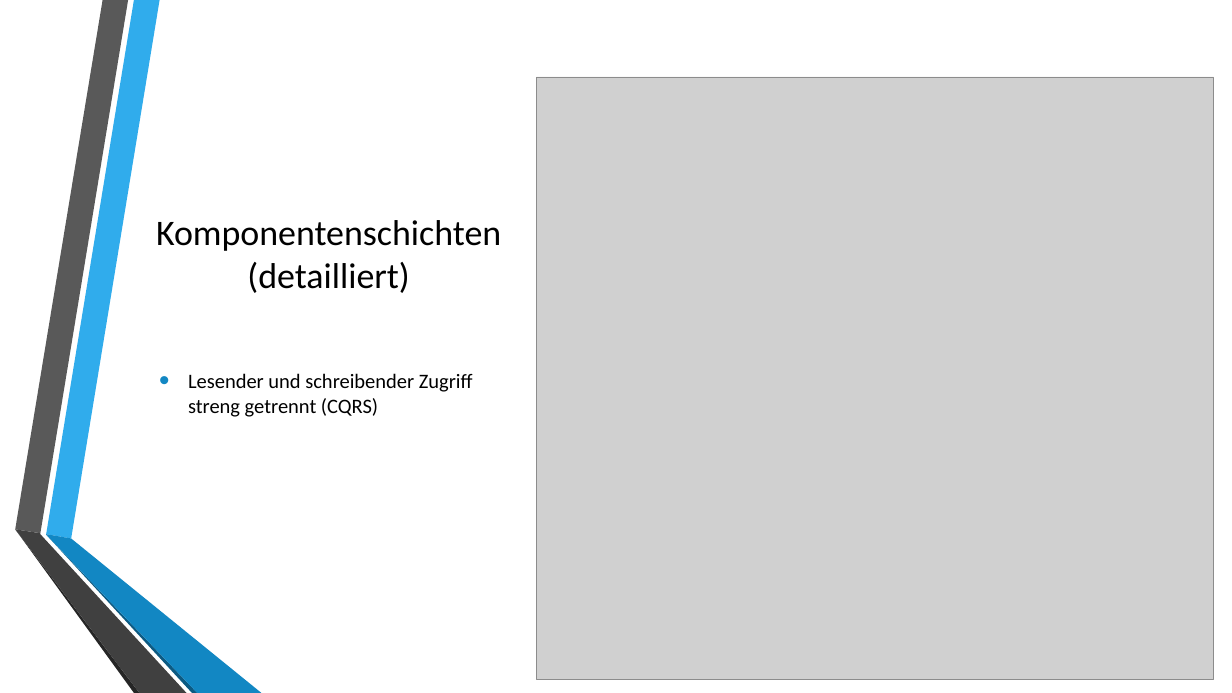
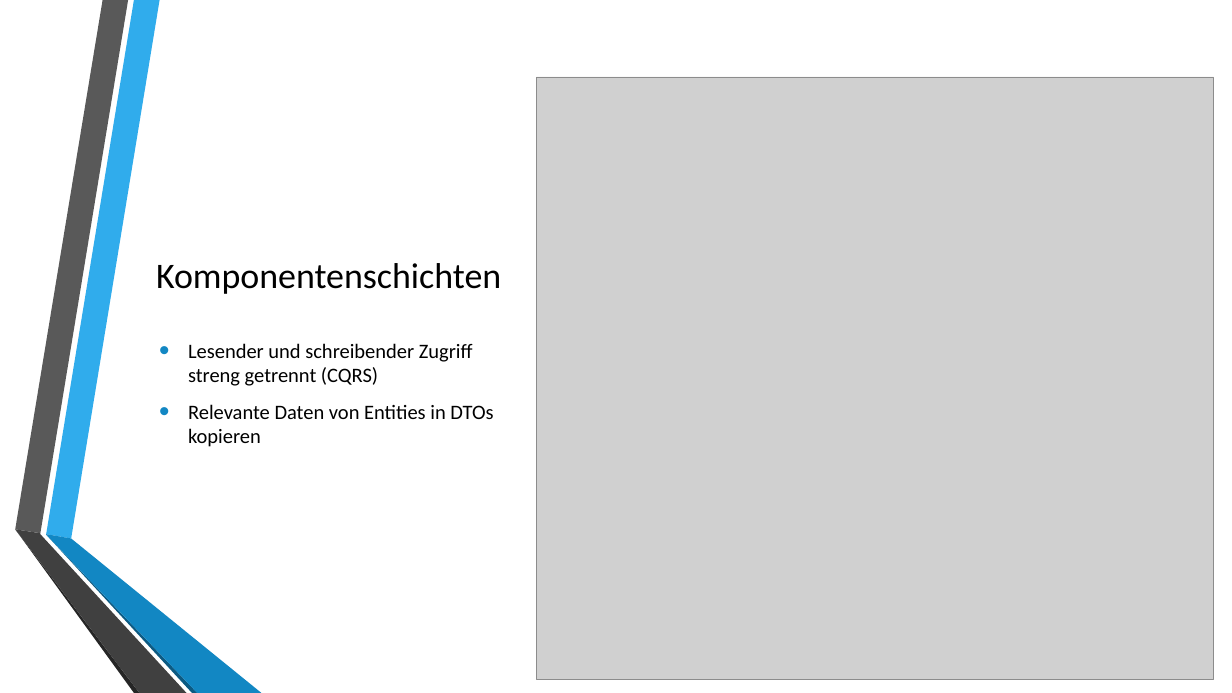
Before and after one commit to autarchprinceps/Conference-System, a slide deck: slide 9 of Präsentation/Präsentation.pptx (slide 7 before the commit). Drawn at 1232x693 pixels with LibreOffice and Linux fonts; fonts in the diff are those of the drawing; grey boxes stand for pictures; background and template pictures are left out. Boxes give left, top, right and bottom in pixels: in the first picture for what was removed or moved away, otherwise in the second. Text is boxed around its words. In the diff, an @@ line names an element or a change of style, - is before the commit and + after.

```diff
--- a/Präsentation/Präsentation.pptx
+++ b/Präsentation/Präsentation.pptx
@@ title at [156,263,501,294]: text changed @@
-Komponentenschichten
-(detailliert)
+Komponentenschichten
@@ text at [188,404,493,447]: paragraph added @@
+• Relevante Daten von Entities in DTOs kopieren
```
Also in this commit, not shown: 3 other slides changed, 3 other files.
